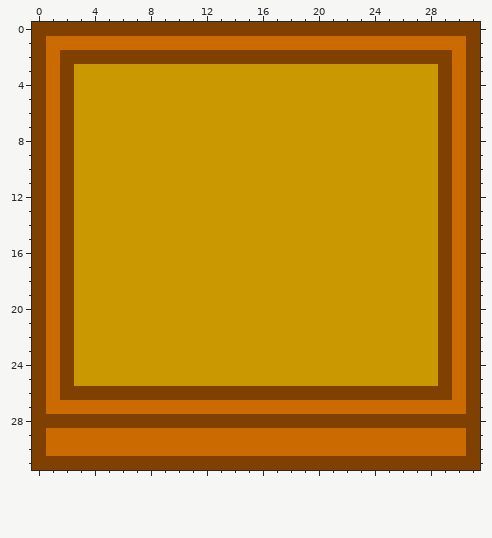
Edited in one commit: pixel-art sprite (StrategyGame/StrategyGame/Content/Texture/Building/Bakery.png). Above: the version before the commit.
The file is 32x32 pixels.
Now the later version:
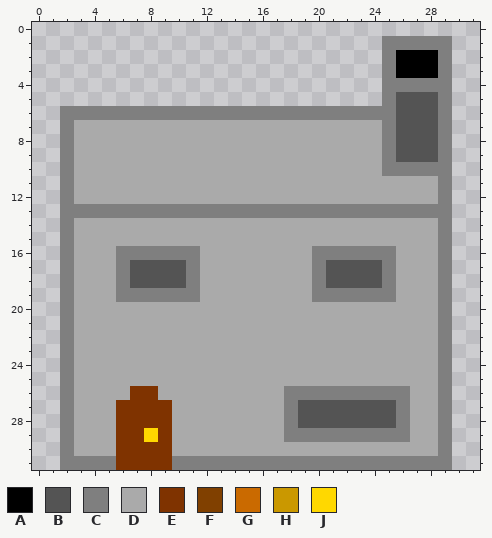
Palette (. is transparent): A #000000  B #545454  C #7f7f7f  D #aaaaaa  E #7f3300  F #804000  G #ca6a00  H #ca9800  J #ffd800
Diff:
Changed rows in their new state; - is an unchanged pixel.
first column x 0:
 0 ................................
 1 .........................CCCCC..
 2 .........................CAAAC..
 3 .........................CAAAC..
 4 .........................CCCCC..
 5 .........................CBBBC..
 6 ..CCCCCCCCCCCCCCCCCCCCCCCCBBBC..
 7 ..CDDDDDDDDDDDDDDDDDDDDDDCBBBC..
 8 ..CDDDDDDDDDDDDDDDDDDDDDDCBBBC..
 9 ..CDDDDDDDDDDDDDDDDDDDDDDCBBBC..
10 ..CDDDDDDDDDDDDDDDDDDDDDDCCCCC..
11 ..CDDDDDDDDDDDDDDDDDDDDDDDDDDC..
12 ..CDDDDDDDDDDDDDDDDDDDDDDDDDDC..
13 ..CCCCCCCCCCCCCCCCCCCCCCCCCCCC..
14 ..CDDDDDDDDDDDDDDDDDDDDDDDDDDC..
15 ..CDDDDDDDDDDDDDDDDDDDDDDDDDDC..
16 ..CDDDCCCCCCDDDDDDDDCCCCCCDDDC..
17 ..CDDDCBBBBCDDDDDDDDCBBBBCDDDC..
18 ..CDDDCBBBBCDDDDDDDDCBBBBCDDDC..
19 ..CDDDCCCCCCDDDDDDDDCCCCCCDDDC..
20 ..CDDDDDDDDDDDDDDDDDDDDDDDDDDC..
21 ..CDDDDDDDDDDDDDDDDDDDDDDDDDDC..
22 ..CDDDDDDDDDDDDDDDDDDDDDDDDDDC..
23 ..CDDDDDDDDDDDDDDDDDDDDDDDDDDC..
24 ..CDDDDDDDDDDDDDDDDDDDDDDDDDDC..
25 ..CDDDDDDDDDDDDDDDDDDDDDDDDDDC..
26 ..CDDDDEEDDDDDDDDDCCCCCCCCCDDC..
27 ..CDDDEEEEDDDDDDDDCBBBBBBBCDDC..
28 ..CDDDEEEEDDDDDDDDCBBBBBBBCDDC..
29 ..CDDDEEJEDDDDDDDDCCCCCCCCCDDC..
30 ..CDDDEEEEDDDDDDDDDDDDDDDDDDDC..
31 ..CCCCEEEECCCCCCCCCCCCCCCCCCCC..
Pixel boxes of the changes (left, top, right, bottom) in both pictures:
changed: (32, 22, 480, 470)
